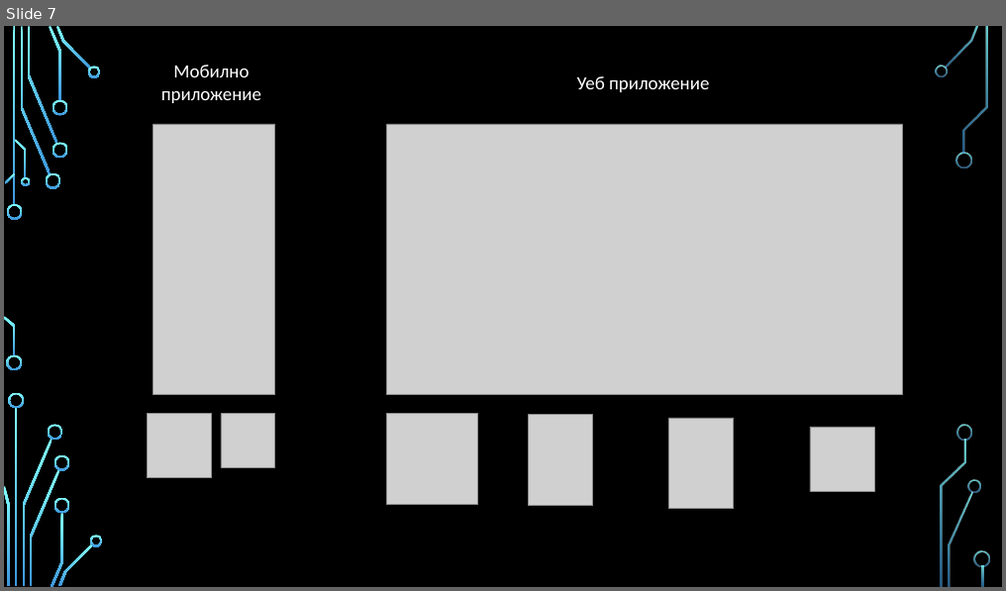
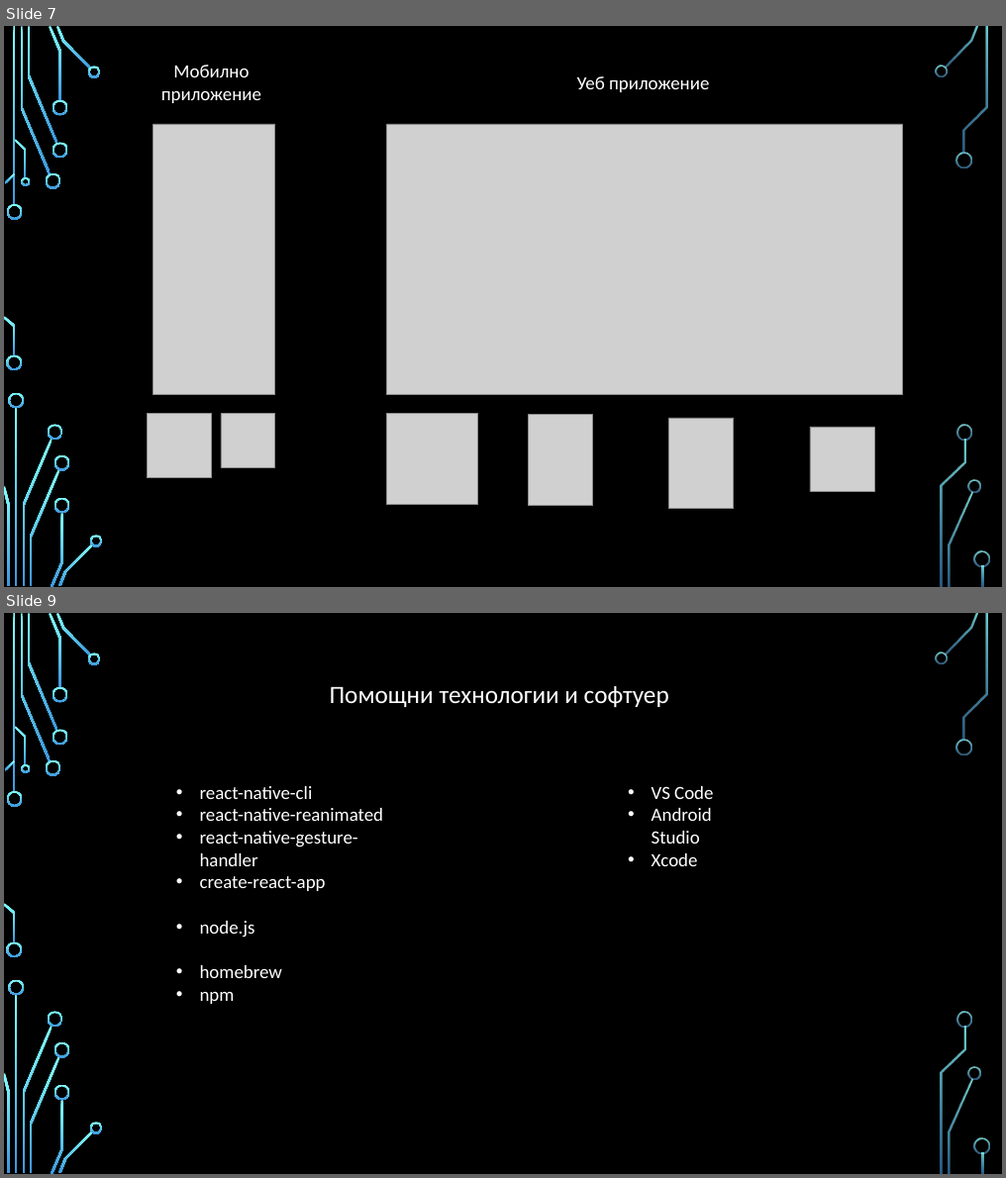
Before and after one commit to DominusDeMachina/FMI-SE-Diplom, a slide deck: Presentation.pptx. Shown one above the other, each under a label of ours: slide 7 before the commit, slides 7 and 9 after it; the slides between them are not shown. The pictures are 1006x591 and 1006x1178 pixels, drawn with LibreOffice and Linux fonts; fonts in the diff are those of the drawing; grey boxes stand for pictures; background and template pictures are left out. Boxes give left, top, right and bottom in pixels: in the first picture for what was removed or moved away, otherwise in the second. Text is boxed around its words. In the diff, an @@ line names an element or a change of style, - is before the commit and + after.

```diff
--- a/Presentation.pptx
+++ b/Presentation.pptx
@@ slide 9 added at [4, 613, 1002, 1174], background picture (left out); not listed: 36 template elements that a slide beside it also shows @@
@@ text added at [330, 686, 669, 707], 24 pt, text #FFFFFF @@
+Помощни технологии и софтуер
@@ text added at [200, 786, 384, 978], 18 pt, text #FFFFFF @@
+• react-native-cli
+• react-native-reanimated
+• react-native-gesture-handler
+• create-react-app
+• node.js
+• homebrew
+• npm
@@ text added at [651, 786, 713, 866], 18 pt, text #FFFFFF @@
+• VS Code
+• Android Studio
+• Xcode
```
Also in this commit, not shown: 2 other slides added, 1 slide removed.
